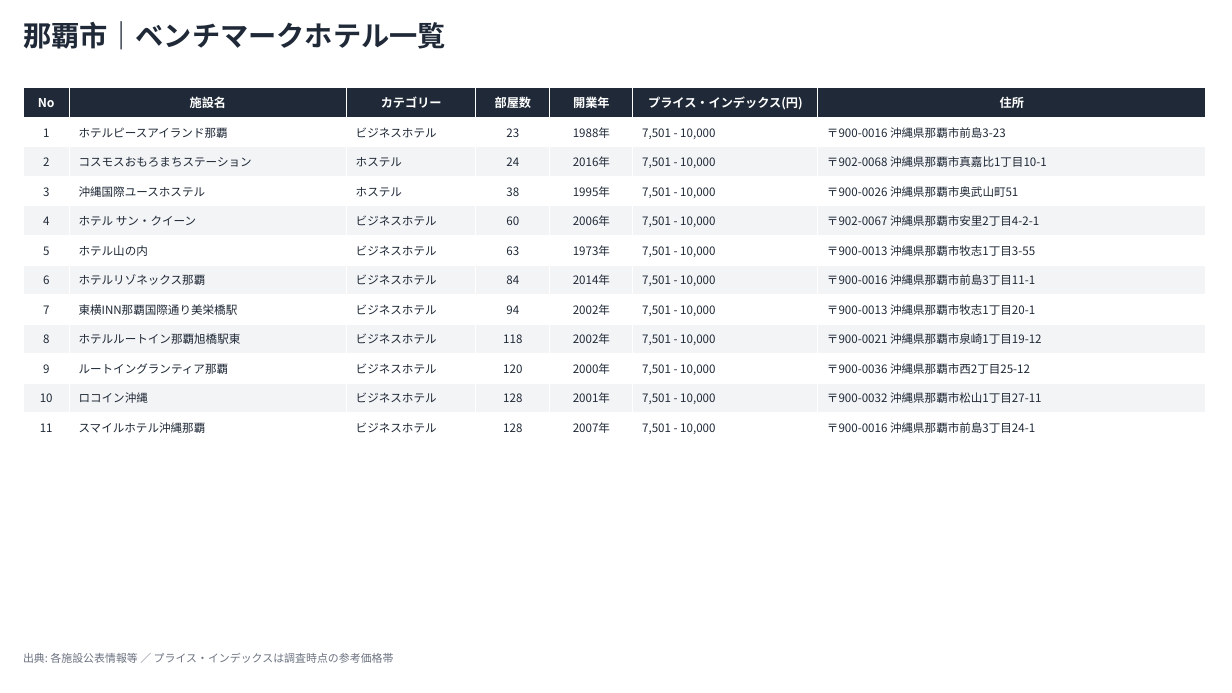
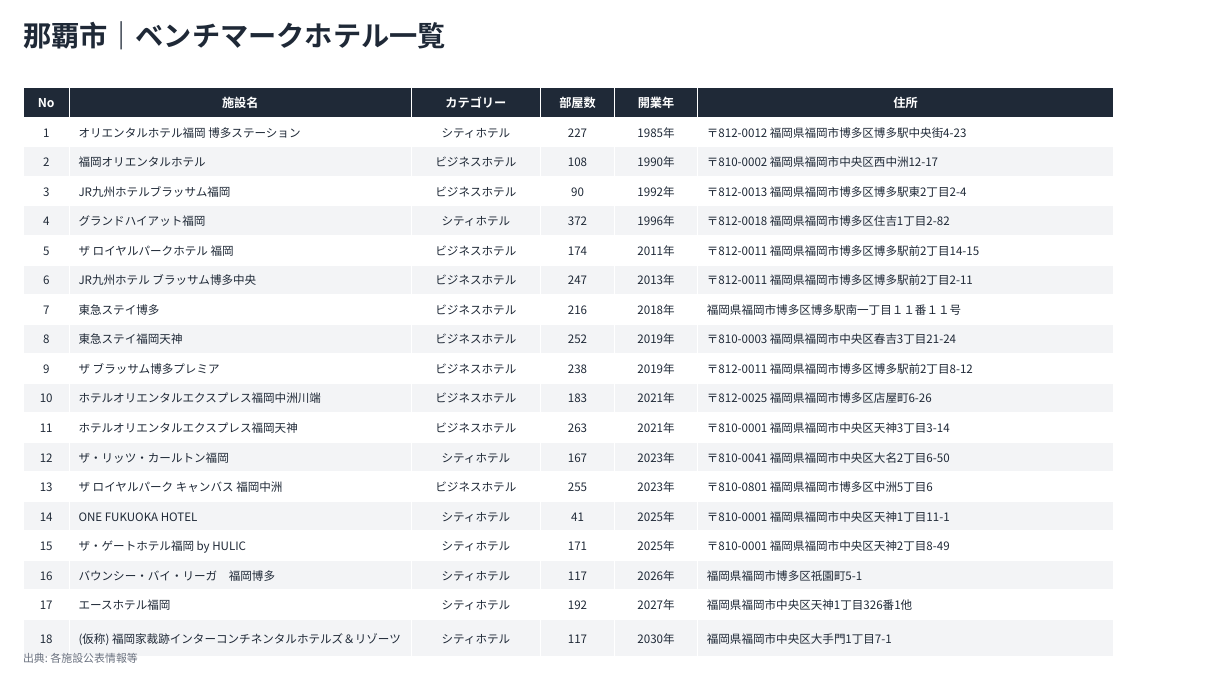
Before and after one commit to mitsurusakamoto10-sketch/MS, a slide deck: slide 3 of output/benchmark_hotels.pptx. Drawn at 1232x693 pixels with LibreOffice and Linux fonts; fonts in the diff are those of the drawing. Boxes give left, top, right and bottom in pixels: in the first picture for what was removed or moved away, otherwise in the second. Text is boxed around its words. In the diff, an @@ line names an element or a change of style, - is before the commit and + after.

```diff
--- a/output/benchmark_hotels.pptx
+++ b/output/benchmark_hotels.pptx
@@ table at (23,88,1114,650) @@
-No | 施設名 | カテゴリー | 部屋数 | 開業年 | プライス・インデックス(円) | 住所
-1 | ホテルピースアイランド那覇 | ビジネスホテル | 23 | 1988年 | 7,501 - 10,000 | 〒900-0016 沖縄県那覇市前島3-23
-2 | コスモスおもろまちステーション | ホステル | 24 | 2016年 | 7,501 - 10,000 | 〒902-0068 沖縄県那覇市真嘉比1丁目10-1
-3 | 沖縄国際ユースホステル | ホステル | 38 | 1995年 | 7,501 - 10,000 | 〒900-0026 沖縄県那覇市奥武山町51
-4 | ホテル サン・クイーン | ビジネスホテル | 60 | 2006年 | 7,501 - 10,000 | 〒902-0067 沖縄県那覇市安里2丁目4-2-1
-5 | ホテル山の内 | ビジネスホテル | 63 | 1973年 | 7,501 - 10,000 | 〒900-0013 沖縄県那覇市牧志1丁目3-55
-6 | ホテルリゾネックス那覇 | ビジネスホテル | 84 | 2014年 | 7,501 - 10,000 | 〒900-0016 沖縄県那覇市前島3丁目11-1
-7 | 東横INN那覇国際通り美栄橋駅 | ビジネスホテル | 94 | 2002年 | 7,501 - 10,000 | 〒900-0013 沖縄県那覇市牧志1丁目20-1
-8 | ホテルルートイン那覇旭橋駅東 | ビジネスホテル | 118 | 2002年 | 7,501 - 10,000 | 〒900-0021 沖縄県那覇市泉崎1丁目19-12
-9 | ルートイングランティア那覇 | ビジネスホテル | 120 | 2000年 | 7,501 - 10,000 | 〒900-0036 沖縄県那覇市西2丁目25-12
-10 | ロコイン沖縄 | ビジネスホテル | 128 | 2001年 | 7,501 - 10,000 | 〒900-0032 沖縄県那覇市松山1丁目27-11
-11 | スマイルホテル沖縄那覇 | ビジネスホテル | 128 | 2007年 | 7,501 - 10,000 | 〒900-0016 沖縄県那覇市前島3丁目24-1
+No | 施設名 | カテゴリー | 部屋数 | 開業年 | 住所
+1 | オリエンタルホテル福岡 博多ステーション | シティホテル | 227 | 1985年 | 〒812-0012 福岡県福岡市博多区博多駅中央街4-23
+2 | 福岡オリエンタルホテル | ビジネスホテル | 108 | 1990年 | 〒810-0002 福岡県福岡市中央区西中洲12-17
+3 | JR九州ホテルブラッサム福岡 | ビジネスホテル | 90 | 1992年 | 〒812-0013 福岡県福岡市博多区博多駅東2丁目2-4
+4 | グランドハイアット福岡 | シティホテル | 372 | 1996年 | 〒812-0018 福岡県福岡市博多区住吉1丁目2-82
+5 | ザ ロイヤルパークホテル 福岡 | ビジネスホテル | 174 | 2011年 | 〒812-0011 福岡県福岡市博多区博多駅前2丁目14-15
+6 | JR九州ホテル ブラッサム博多中央 | ビジネスホテル | 247 | 2013年 | 〒812-0011 福岡県福岡市博多区博多駅前2丁目2-11
+7 | 東急ステイ博多 | ビジネスホテル | 216 | 2018年 | 福岡県福岡市博多区博多駅南一丁目１１番１１号
+8 | 東急ステイ福岡天神 | ビジネスホテル | 252 | 2019年 | 〒810-0003 福岡県福岡市中央区春吉3丁目21-24
+9 | ザ ブラッサム博多プレミア | ビジネスホテル | 238 | 2019年 | 〒812-0011 福岡県福岡市博多区博多駅前2丁目8-12
+10 | ホテルオリエンタルエクスプレス福岡中洲川端 | ビジネスホテル | 183 | 2021年 | 〒812-0025 福岡県福岡市博多区店屋町6-26
+11 | ホテルオリエンタルエクスプレス福岡天神 | ビジネスホテル | 263 | 2021年 | 〒810-0001 福岡県福岡市中央区天神3丁目3-14
+12 | ザ・リッツ・カールトン福岡 | シティホテル | 167 | 2023年 | 〒810-0041 福岡県福岡市中央区大名2丁目6-50
+13 | ザ ロイヤルパーク キャンバス 福岡中洲 | ビジネスホテル | 255 | 2023年 | 〒810-0801 福岡県福岡市博多区中洲5丁目6
+14 | ONE FUKUOKA HOTEL | シティホテル | 41 | 2025年 | 〒810-0001 福岡県福岡市中央区天神1丁目11-1
+15 | ザ・ゲートホテル福岡 by HULIC | シティホテル | 171 | 2025年 | 〒810-0001 福岡県福岡市中央区天神2丁目8-49
+16 | バウンシー・バイ・リーガ 福岡博多 | シティホテル | 117 | 2026年 | 福岡県福岡市博多区祇園町5-1
+17 | エースホテル福岡 | シティホテル | 192 | 2027年 | 福岡県福岡市中央区天神1丁目326番1他
+18 | (仮称) 福岡家裁跡インターコンチネンタルホテルズ＆リゾーツ | シティホテル | 117 | 2030年 | 福岡県福岡市中央区大手門1丁目7-1
@@ table: place and size @@
-table at (23,88,1206,443)
+table at (23,88,1114,650)
@@ text at (23,653,137,663): text changed @@
-出典: 各施設公表情報等 ／ プライス・インデックスは調査時点の参考価格帯
+出典: 各施設公表情報等
```
Also in this commit, not shown: 2 other slides changed, 4 other files.
